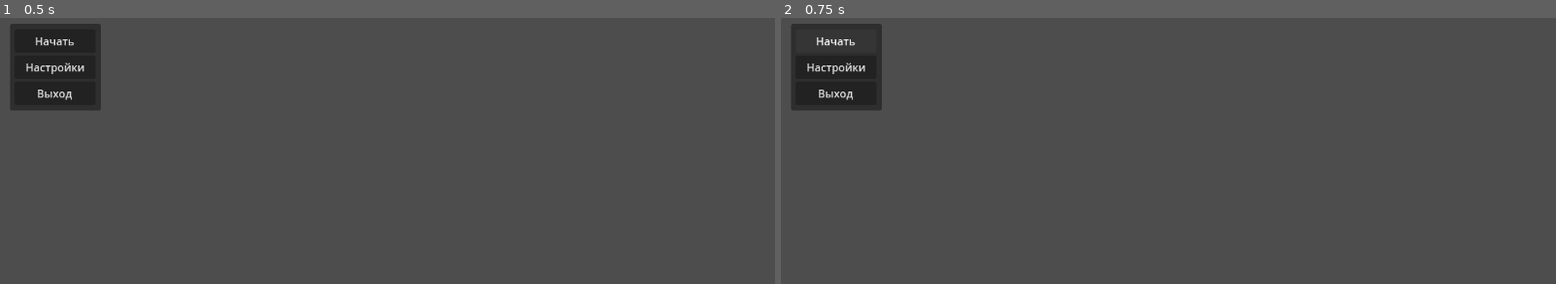
Above: before the commit, frames 1-2 (left to right).
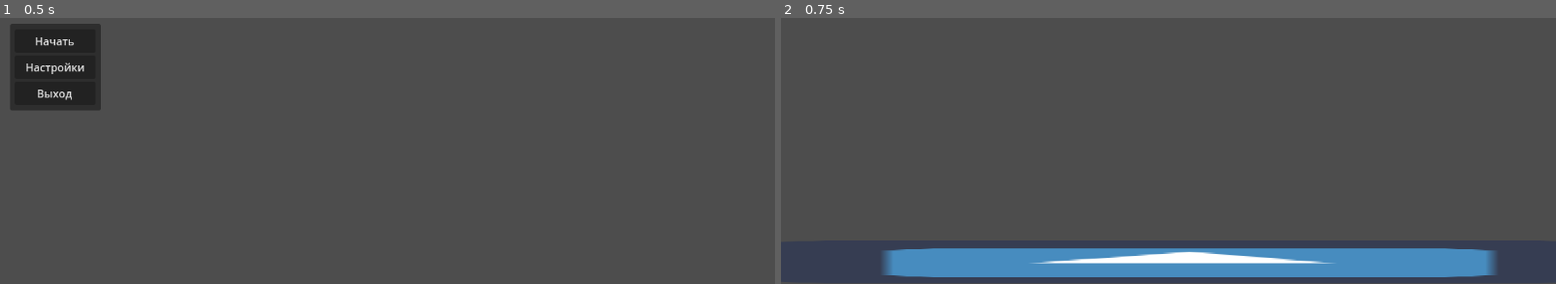
Above: after the commit, the same moments.

Repository: EGOPOS/Rule-Jam
Game: Godot game, scene res://game/userInterface/main_menu.tscn
The game is run twice, just before and just after one commit, with the same random seed, the same clock (stepped at 60 frames per second) and the same inputs. The engine's default icon, where the game draws it, is replaced by a stand-in: a white triangle on a blue panel in a dark square.
Inputs:
- Up to frame 1 (0.5 s): no input
- Up to frame 2 (0.75 s): click "Начать" at 0.5 s

Frame 1 is identical in both runs. In frame 2, 11% of the frame differs, in the area x 1-93%, y 2-98%.

Commit message:
basic and test levels

Diff:
--- /dev/null
+++ b/game/levels/base_level.tscn
@@ -0,0 +1,7 @@
+[gd_scene format=3 uid="uid://vsn5pfn6vssf"]
+
+[node name="BaseLevel" type="Node"]
+
+[node name="world" type="Node2D" parent="."]
+
+[node name="WorldEnvironment" type="WorldEnvironment" parent="world"]
--- /dev/null
+++ b/game/levels/test_level.tscn
@@ -0,0 +1,20 @@
+[gd_scene load_steps=4 format=3 uid="uid://4cuhuc420kla"]
+
+[ext_resource type="PackedScene" uid="uid://vsn5pfn6vssf" path="res://game/levels/base_level.tscn" id="1_q47o5"]
+[ext_resource type="Texture2D" uid="uid://o5norl3r75jn" path="res://icon.png" id="2_0c3qp"]
+
+[sub_resource type="RectangleShape2D" id="RectangleShape2D_471ud"]
+size = Vector2(63.6, 60)
+
+[node name="TestLevel" instance=ExtResource("1_q47o5")]
+
+[node name="StaticBody2D" type="StaticBody2D" parent="world" index="1"]
+position = Vector2(597, 615)
+scale = Vector2(20, 1)
+
+[node name="Icon" type="Sprite2D" parent="world/StaticBody2D" index="0"]
+texture = ExtResource("2_0c3qp")
+
+[node name="CollisionShape2D" type="CollisionShape2D" parent="world/StaticBody2D" index="1"]
+position = Vector2(-0.0499992, 0)
+shape = SubResource("RectangleShape2D_471ud")
--- a/game/userInterface/main_menu.gd
+++ b/game/userInterface/main_menu.gd
@@ -6,12 +6,12 @@
 
 @onready var settings = %Settings
 
-@export var started_scene: String
+@export var started_scene: PackedScene
 
 func _ready():
 	var start = func():
 		get_tree().get_root().add_child(preload("res://game/userInterface/user_interface.tscn").instantiate())
-		get_tree().change_scene_to_file(started_scene)
+		get_tree().change_scene_to_packed(started_scene)
 
 	start_button.pressed.connect(start)
 	var settings = func():
--- a/game/userInterface/main_menu.tscn
+++ b/game/userInterface/main_menu.tscn
@@ -1,6 +1,7 @@
-[gd_scene load_steps=7 format=3 uid="uid://pg107sskwqdf"]
+[gd_scene load_steps=8 format=3 uid="uid://pg107sskwqdf"]
 
 [ext_resource type="Script" path="res://game/userInterface/main_menu.gd" id="1_h1lnw"]
+[ext_resource type="PackedScene" uid="uid://4cuhuc420kla" path="res://game/levels/test_level.tscn" id="2_8em56"]
 [ext_resource type="Script" path="res://core/ui/control_sounds_component.gd" id="2_eb3g1"]
 [ext_resource type="PackedScene" uid="uid://bnt3uacv55nwv" path="res://game/userInterface/settings.tscn" id="2_hj6gs"]
 [ext_resource type="AudioStream" uid="uid://8alplouulrdo" path="res://assets/ui/click2.wav" id="3_uovc3"]
@@ -11,6 +12,7 @@
 
 [node name="MainMenu" type="CanvasLayer"]
 script = ExtResource("1_h1lnw")
+started_scene = ExtResource("2_8em56")
 
 [node name="ControlSoundsComponent" type="Node" parent="." node_paths=PackedStringArray("controls_container")]
 script = ExtResource("2_eb3g1")
--- a/project.godot
+++ b/project.godot
@@ -15,3 +15,7 @@
 run/main_scene="res://game/userInterface/main_menu.tscn"
 config/features=PackedStringArray("4.2")
 config/icon="res://icon.png"
+
+[autoload]
+
+InputBuffer="*res://core/input_buffer.gd"
